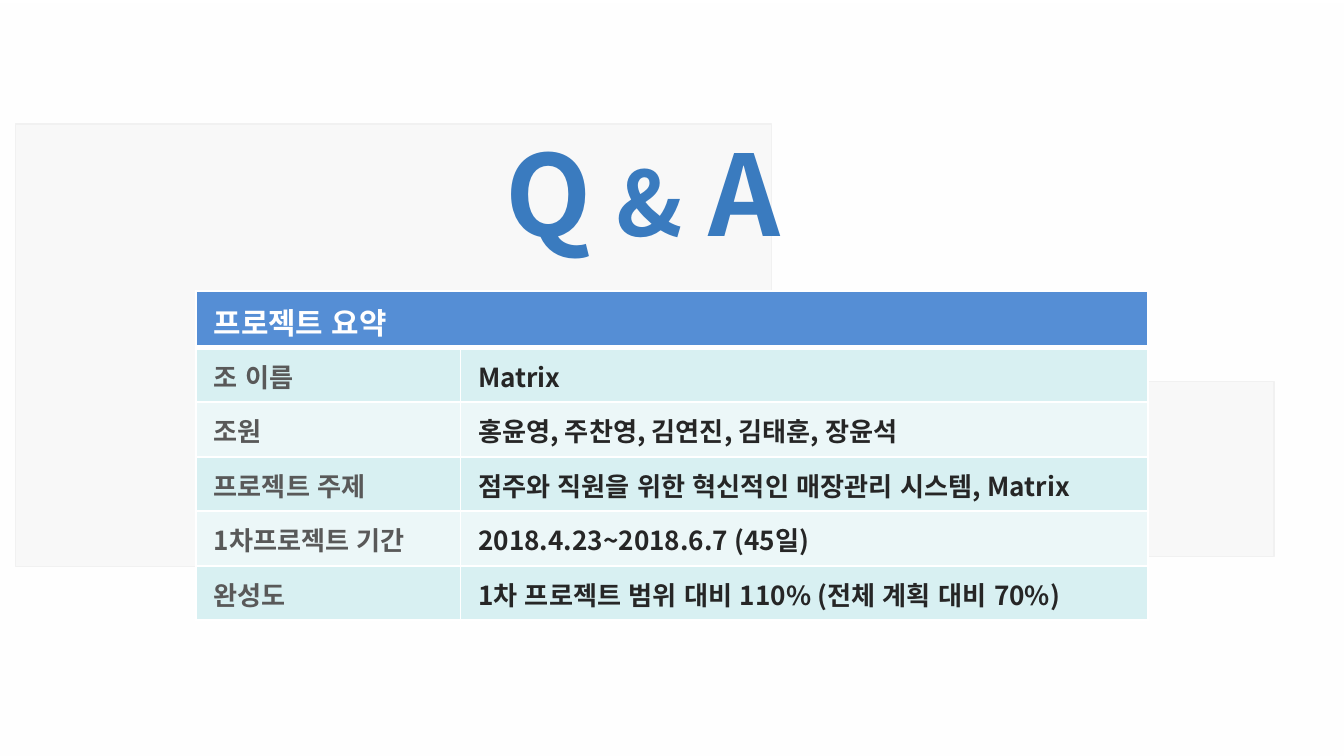
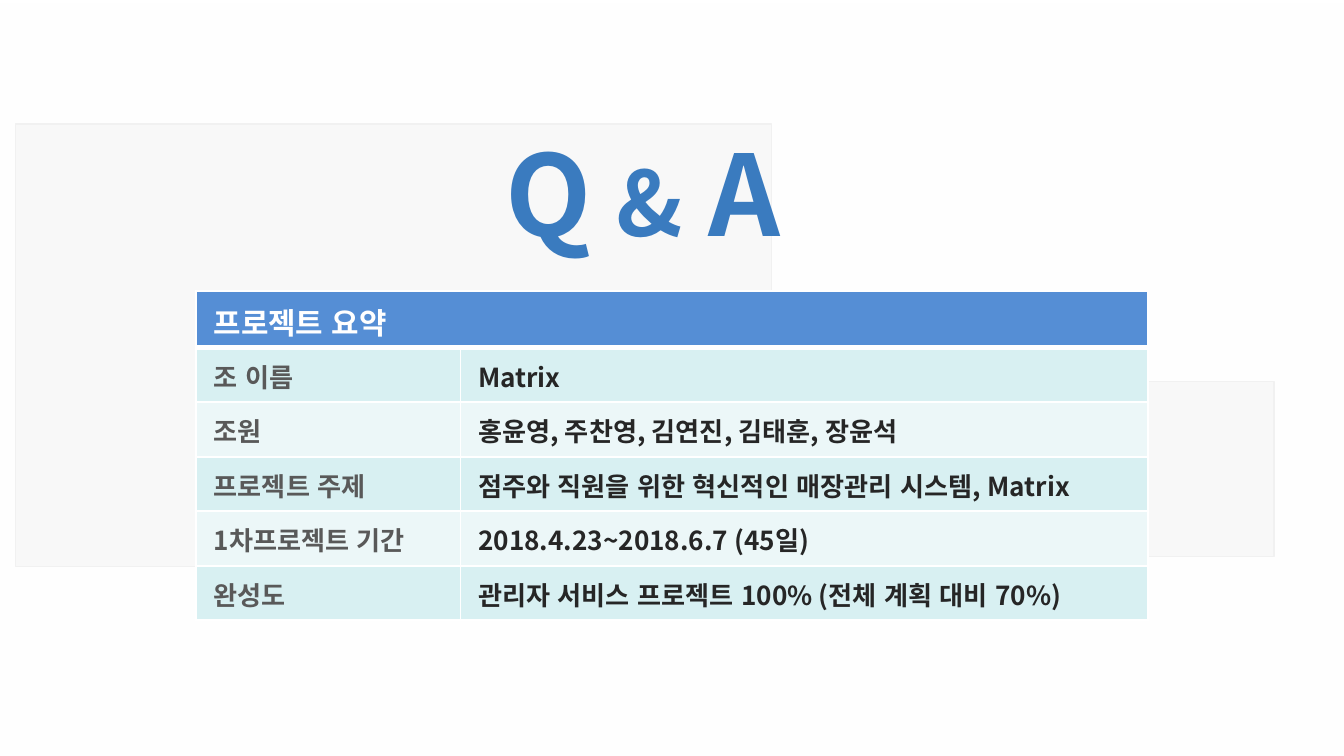
Before and after one commit to Matrix-ERPSolution/Matrix-Webapp, a slide deck: slide 38 of Matrix_presentation.pptx. Drawn at 1344x756 pixels with LibreOffice and Linux fonts; fonts in the diff are those of the drawing; grey boxes stand for pictures. Boxes give left, top, right and bottom in pixels: in the first picture for what was removed or moved away, otherwise in the second. Text is boxed around its words. In the diff, an @@ line names an element or a change of style, - is before the commit and + after.

```diff
--- a/Matrix_presentation.pptx
+++ b/Matrix_presentation.pptx
@@ table at [196,292,1149,621] @@
-row 6, column 2: 1차 프로젝트 범위 대비 110% (전체 계획 대비 70%)
+row 6, column 2: 관리자 서비스 프로젝트 100% (전체 계획 대비 70%)
```
Also in this commit, not shown: 17 other slides changed, 1 other file.
